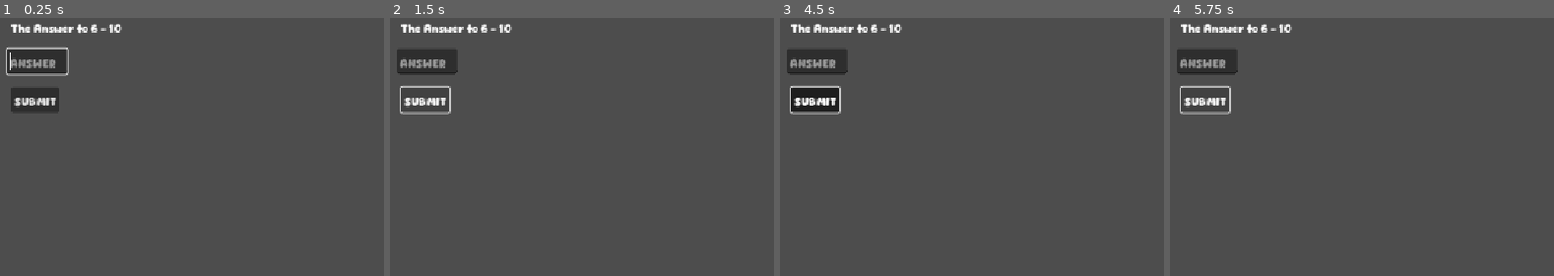
Above: before the commit, frames 1-4 (left to right).
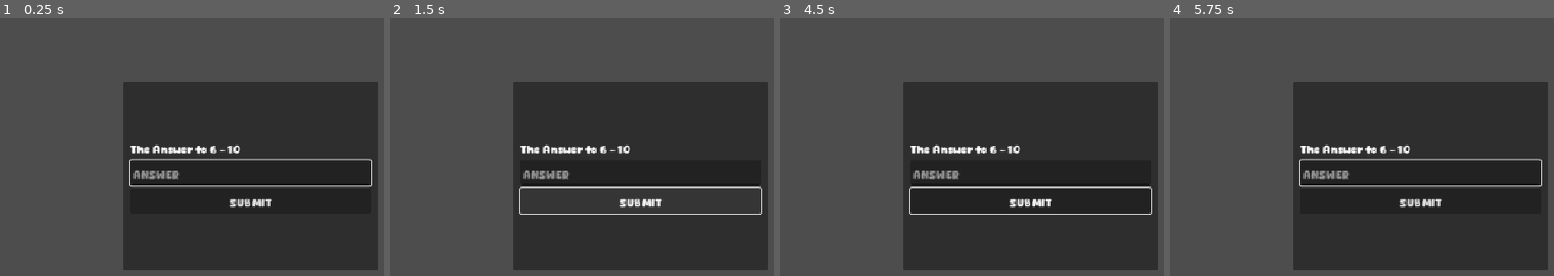
Above: after the commit, the same moments.

Repository: lucianocanovas/hot-potato
Game: Godot game, scene res://scenes/ArithmeticMinigame.tscn
The game is run twice, just before and just after one commit, with the same random seed, the same clock (stepped at 60 frames per second) and the same inputs. This scene is started directly instead of the project's main scene.
Inputs (mouse positions are in pixels of both pictures, inside the frame that each line leads up to):
- Up to frame 1 (0.25 s): no input
- Up to frame 2 (1.5 s): click "SUBMIT" at 0.5 s; click "SUBMIT" at 1.25 s
- Up to frame 3 (4.5 s): click "SUBMIT" at 2 s; tap Enter at 2.75, 4.25 s; move the mouse to (991, 263) at 2.77 s; click (991, 263) at 2.92 s; tap Space at 3.5 s; drag from (outside the picture) to (991, 263) at 3.52 s; move the mouse to (795, 108) at 4.27 s; click (795, 108) at 4.42 s
- Up to frame 4 (5.75 s): tap Space at 5 s; drag from (1458, 175) to (1185, 108) at 5.02 s

The runs differ from the first frame. In frame 1, 51% of the frame differs, in the area x 1-99%, y 2-98%; in frame 2, 45%; in frame 3, 51%; in frame 4, 50%.

Commit message:
added 7 player limit and math enter shortcut

Diff:
--- a/scenes/ArithmeticMinigame.tscn
+++ b/scenes/ArithmeticMinigame.tscn
@@ -1,32 +1,62 @@
-[gd_scene load_steps=2 format=3 uid="uid://cm3vua4urtb60"]
+[gd_scene load_steps=4 format=3 uid="uid://cm3vua4urtb60"]
 
 [ext_resource type="Script" uid="uid://c4fatd8c8xcbn" path="res://scripts/ArithmeticMinigame.gd" id="1_rxo80"]
+
+[sub_resource type="InputEventKey" id="InputEventKey_rxo80"]
+device = -1
+keycode = 4194309
+
+[sub_resource type="Shortcut" id="Shortcut_wmhgu"]
+events = [SubResource("InputEventKey_rxo80")]
 
 [node name="ArithmeticMinigame" type="Control"]
 z_index = 3
 layout_mode = 3
-anchors_preset = 0
+anchors_preset = 15
+anchor_right = 1.0
+anchor_bottom = 1.0
+grow_horizontal = 2
+grow_vertical = 2
 script = ExtResource("1_rxo80")
 
-[node name="Operation" type="Label" parent="."]
-layout_mode = 0
-offset_left = 226.0
-offset_top = 91.0
-offset_right = 304.0
-offset_bottom = 114.0
+[node name="PanelContainer" type="PanelContainer" parent="."]
+layout_mode = 1
+anchors_preset = 8
+anchor_left = 0.5
+anchor_top = 0.5
+anchor_right = 0.5
+anchor_bottom = 0.5
+offset_left = -186.0
+offset_top = -138.0
+offset_right = 186.0
+offset_bottom = 138.0
+grow_horizontal = 2
+grow_vertical = 2
 
-[node name="Answer" type="LineEdit" parent="."]
-layout_mode = 0
-offset_left = 220.0
-offset_top = 138.0
-offset_right = 308.0
-offset_bottom = 169.0
+[node name="MarginContainer" type="MarginContainer" parent="PanelContainer"]
+layout_mode = 2
+theme_override_constants/margin_left = 10
+theme_override_constants/margin_top = 10
+theme_override_constants/margin_right = 10
+theme_override_constants/margin_bottom = 10
+
+[node name="VBoxContainer" type="VBoxContainer" parent="PanelContainer/MarginContainer"]
+layout_mode = 2
+alignment = 1
+
+[node name="Operation" type="Label" parent="PanelContainer/MarginContainer/VBoxContainer"]
+unique_name_in_owner = true
+layout_mode = 2
+
+[node name="Answer" type="LineEdit" parent="PanelContainer/MarginContainer/VBoxContainer"]
+unique_name_in_owner = true
+layout_mode = 2
 placeholder_text = "ANSWER"
 
-[node name="SubmitButton" type="Button" parent="."]
-layout_mode = 0
-offset_left = 226.0
-offset_top = 194.0
-offset_right = 294.0
-offset_bottom = 225.0
+[node name="SubmitButton" type="Button" parent="PanelContainer/MarginContainer/VBoxContainer"]
+unique_name_in_owner = true
+layout_mode = 2
+shortcut = SubResource("Shortcut_wmhgu")
 text = "SUBMIT"
+
+[connection signal="text_submitted" from="PanelContainer/MarginContainer/VBoxContainer/Answer" to="." method="_on_answer_text_submitted"]
--- a/scripts/ArithmeticMinigame.gd
+++ b/scripts/ArithmeticMinigame.gd
@@ -1,8 +1,8 @@
 extends Control
 
-@onready var operation: Label = $Operation
-@onready var answer: LineEdit = $Answer
-@onready var submit_button: Button = $SubmitButton
+@onready var operation: Label = %Operation
+@onready var answer: LineEdit = %Answer
+@onready var submit_button: Button = %SubmitButton
 
 var result: int
 
@@ -30,3 +30,7 @@
 		return
 	if int(ans) == result:
 		emit_signal("minigameFinished")
+
+
+func _on_answer_text_submitted(new_text: String) -> void:
+	verify()
--- a/scripts/PlayerSetup.gd
+++ b/scripts/PlayerSetup.gd
@@ -3,9 +3,10 @@
 @onready var name_input: LineEdit = $VBoxContainer/HBoxContainer/NameInput
 @onready var player_list: ItemList = $VBoxContainer/PlayerList
 const PLAYER = preload("res://scenes/Player.tscn")
-const MAX_PLAYERS = 10
+const MAX_PLAYERS = 7
 var players = []
 var instancePlayer
+
 func _on_add_button_pressed() -> void:
 	var name = name_input.text.strip_edges()
 	if name == "":
